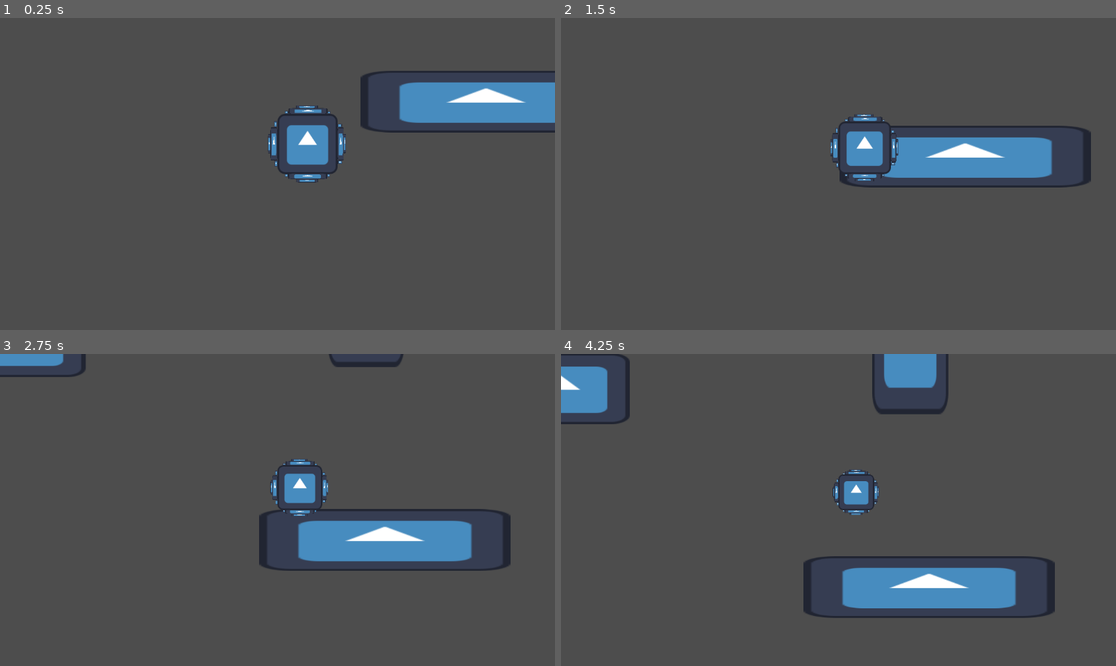
Above: before the commit, frames 1-4 (two rows, left to right).
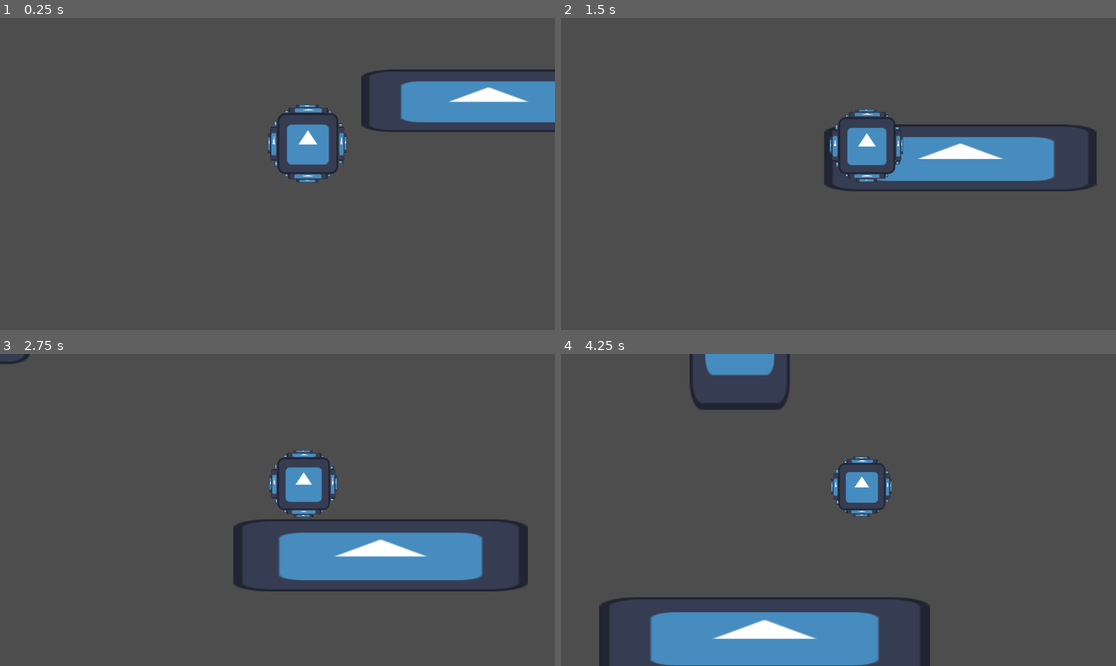
Above: after the commit, the same moments.

Repository: Cax36940/Global-Game-Jam-2025
Game: Godot game, scene res://main.tscn
The game is run twice, just before and just after one commit, with the same random seed, the same clock (stepped at 60 frames per second) and the same inputs. The engine's default icon, where the game draws it, is replaced by a stand-in: a white triangle on a blue panel in a dark square.
Inputs:
- Up to frame 1 (0.25 s): no input
- Up to frame 2 (1.5 s): hold Right (ui_right) 0.53-1.28 s; hold Left (ui_left) from 1.28 s (still down)
- Up to frame 3 (2.75 s): release Left (ui_left) at 2.03 s; hold Right (ui_right) from 2.03 s (still down)
- Up to frame 4 (4.25 s): release Right (ui_right) at 3.53 s; hold Left (ui_left) from 3.53 s (still down)

The runs differ from the first frame. In frame 1, 1.0% of the frame differs, in the area x 48-100%, y 16-53%; in frame 2, 3.0%; in frame 3, 8.9%; in frame 4, 19%, in the area x 0-89%, y 0-100%.

Commit message:
camera + speed mult

Diff:
--- a/bubble/bubble.gd
+++ b/bubble/bubble.gd
@@ -4,16 +4,18 @@
 
 const AIR_MIN = 0.1 # bubble pop size
 const SLIDE_RATE = 0.9 # 1 = no slide, 0 = no friction
+const SLIDE_RATE_INPUT = 2.0
 
 var hspeed = 300.0
 var vspeed = 100.0
 var air = 1.0
+var mult = 1.0 # Multiplier for camera and speed, = sqrt(air)
 var air_lose_rate = 0.1 # per second
 
 
 func adjust_size():
 	scale = Vector2(air, air)
-	#$Camera2D.zoom = Vector2(air, air)
+	$Camera2D.zoom = Vector2(1/mult, 1/mult)
 
 func lose_air_check_die(delta: float):
 	air = move_toward(air, AIR_MIN, air_lose_rate*delta)
@@ -32,19 +34,20 @@
 		velocity.x = move_toward(velocity.x, 0, hspeed)
 	"""
 
-
 	# With friction/sliding effects
 	if direction:
-		velocity.x = move_toward(velocity.x, direction * hspeed, hspeed)
+		velocity.x = move_toward(velocity.x, direction * hspeed, hspeed * SLIDE_RATE_INPUT * delta)
 	else:
 		velocity.x = move_toward(velocity.x, 0, hspeed * SLIDE_RATE * delta)
 
-	velocity.y = - vspeed * air
+	mult = sqrt(air)
+	velocity.y = - vspeed * mult
 
 	var die = lose_air_check_die(delta)
 	adjust_size()
 	move_and_slide()
 
 	if die:
+		vspeed = 0
 		# TODO : pop !
-		vspeed = 0
+		# TODO : end day
